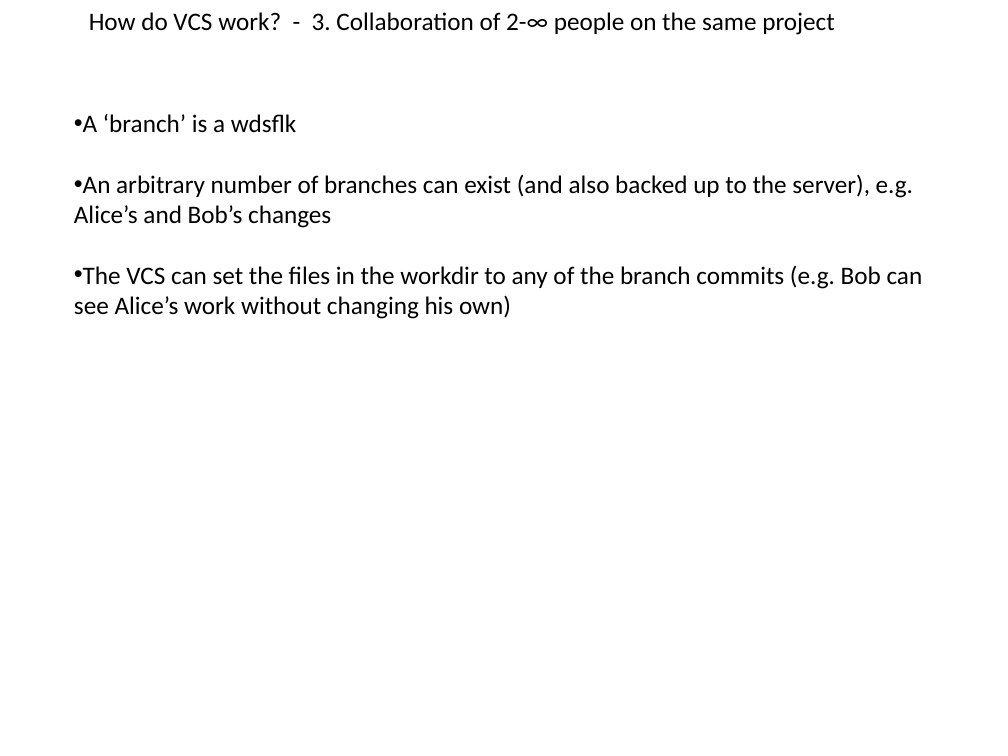
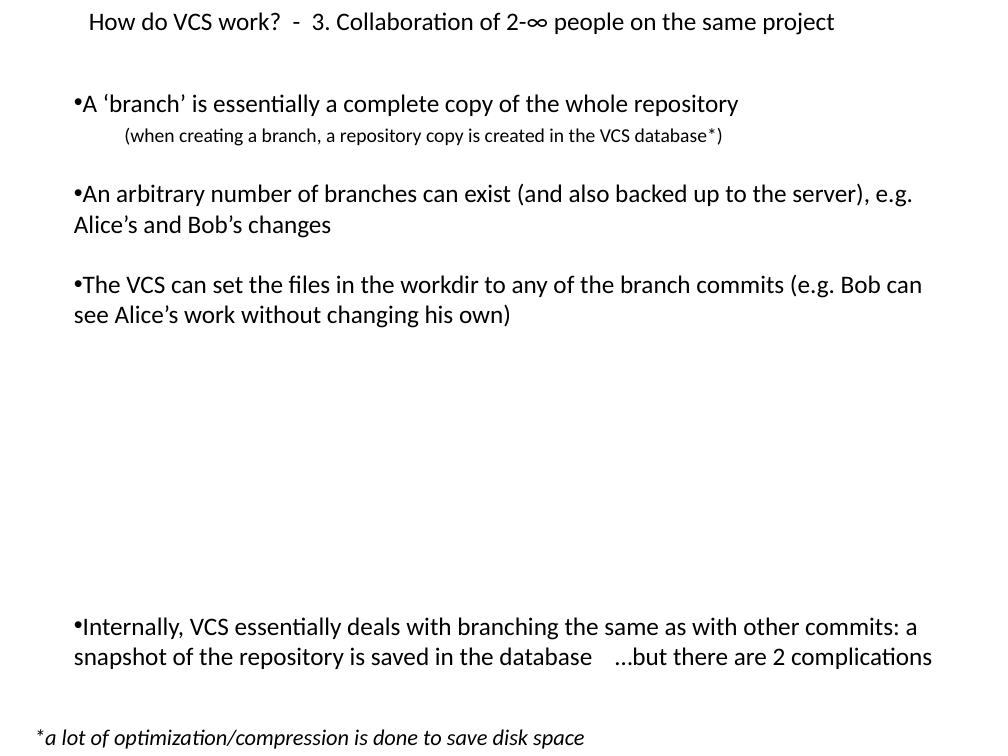
Before and after one commit to flosopher/gittalk, a slide deck: slide 8 of git_python_kurs.pptx (slide 7 before the commit). Drawn at 1008x756 pixels with LibreOffice and Linux fonts; fonts in the diff are those of the drawing. Boxes give left, top, right and bottom in pixels: in the first picture for what was removed or moved away, otherwise in the second. Text is boxed around its words. In the diff, an @@ line names an element or a change of style, - is before the commit and + after.

Commit message:
branching slides

```diff
--- a/git_python_kurs.pptx
+++ b/git_python_kurs.pptx
@@ text "A ‘branch’ is essentially a ...": place and size @@
-text "A ‘branch’ is essentially a ..." at [74,114,923,319]
+text "A ‘branch’ is essentially a ..." at [74,94,923,328]
@@ text at [83,94,739,146]: text changed; size 18 to 14 pt @@
-• A ‘branch’ is a wdsflk
+• A ‘branch’ is essentially a complete copy of the whole repository
+  (when creating a branch, a repository copy is created in the VCS database*)
@@ text added at [74,617,932,669], 18 pt, text #000000 @@
+• Internally, VCS essentially deals with branching the same as with other commits: a snapshot of the repository is saved in the database …but there are 2 complications
@@ text added at [34,729,584,749], 16 pt, text #000000, italic @@
+*a lot of optimization/compression is done to save disk space
```
Also in this commit, not shown: 4 other slides changed, 1 slide added.
